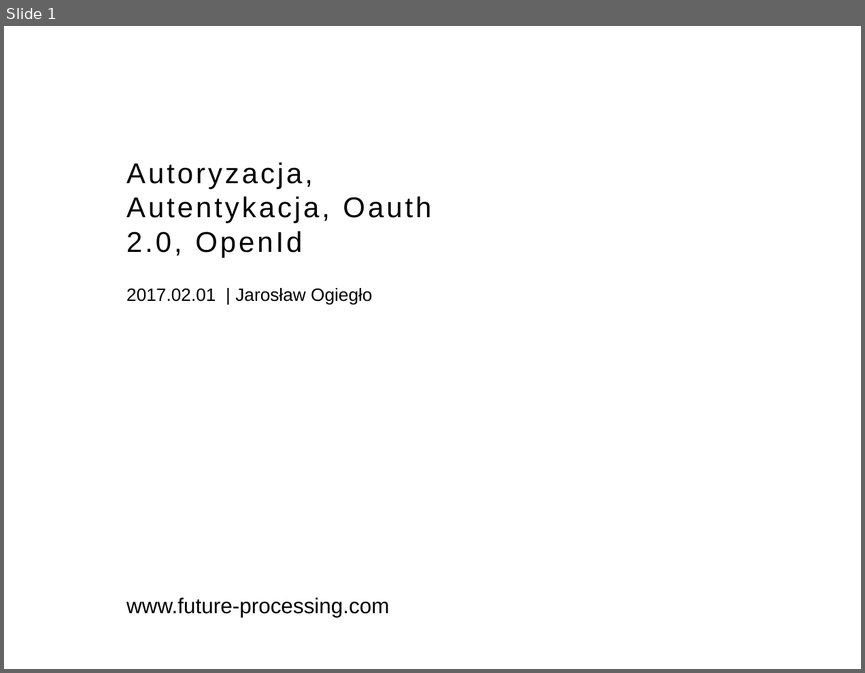
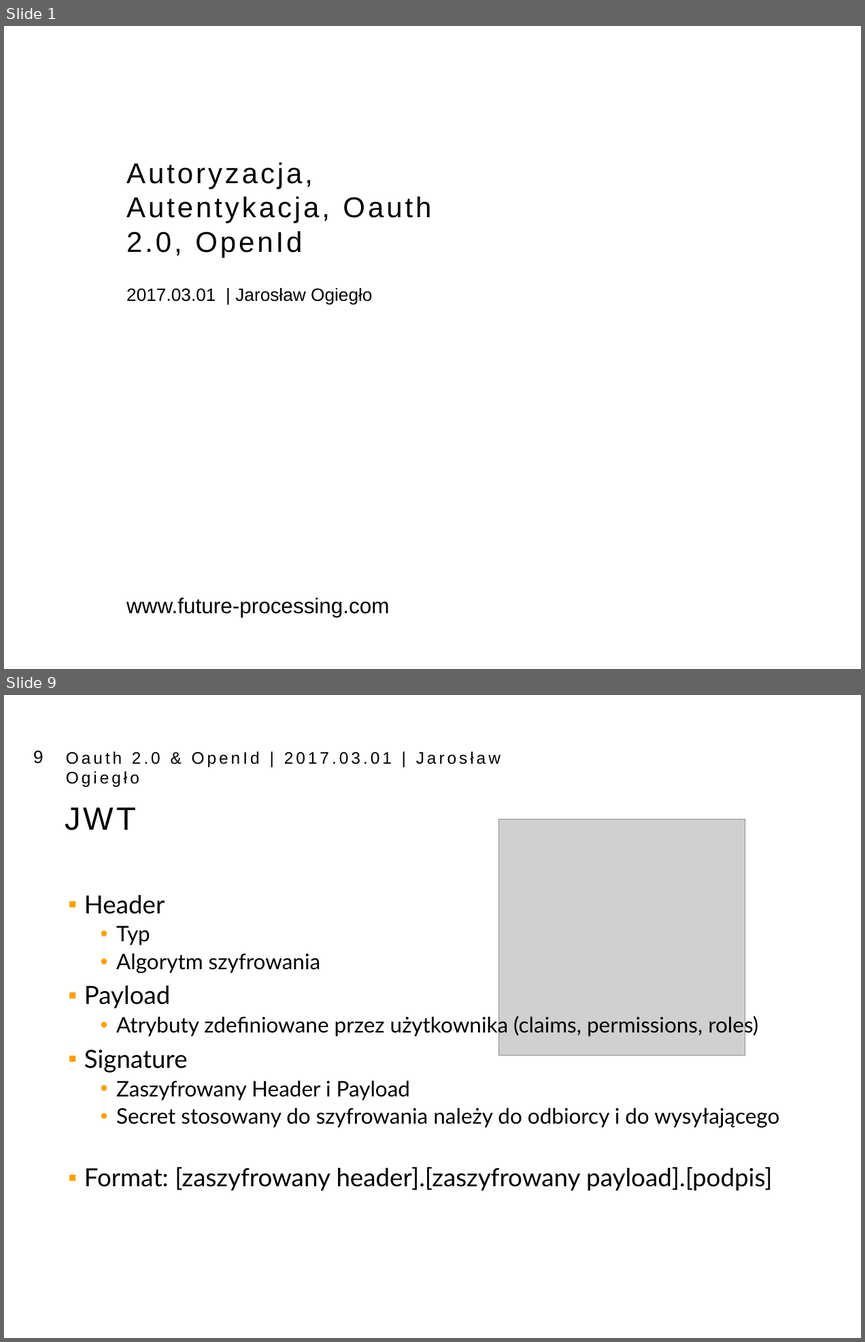
Before and after one commit to bodziosamolot/OauthIdentityServer, a slide deck: Presentation/Presentation_4x3.pptx. Shown one above the other, each under a label of ours: slide 1 before the commit, slides 1 and 9 after it; the slides between them are not shown. The pictures are 865x673 and 865x1342 pixels, drawn with LibreOffice and Linux fonts; fonts in the diff are those of the drawing; grey boxes stand for pictures; background and template pictures are left out. Boxes give left, top, right and bottom in pixels: in the first picture for what was removed or moved away, otherwise in the second. Text is boxed around its words. In the diff, an @@ line names an element or a change of style, - is before the commit and + after.

Commit message:
Updated presentation

```diff
--- a/Presentation/Presentation_4x3.pptx
+++ b/Presentation/Presentation_4x3.pptx
@@ slide 9 added at [4,695,861,1338], background #FFFFFF @@
@@ page number added at [33,750,43,764], 15 pt, text #000000 @@
+9
@@ text added at [66,751,500,787], 14 pt, text #000000 @@
+Oauth 2.0 & OpenId | 2017.03.01 | Jarosław Ogiegło
@@ text added at [65,807,136,830], 27 pt, text #000000 @@
+JWT
@@ picture added at [499,819,745,1055] @@
@@ text added at [84,895,779,1191], 18 pt, text #000000 @@
+▪ Header
+  • Typ
+  • Algorytm szyfrowania
+▪ Payload
+  • Atrybuty zdefiniowane przez użytkownika (claims, permissions, roles)
+▪ Signature
+  • Zaszyfrowany Header i Payload
+  • Secret stosowany do szyfrowania należy do odbiorcy i do wysyłającego
+▪ Format: [zaszyfrowany header].[zaszyfrowany payload].[podpis]
@@ slide 1 changed as well @@
@@ text at [126,288,372,305]: text changed @@
-2017.02.01 | Jarosław Ogiegło
+2017.03.01 | Jarosław Ogiegło
```
Also in this commit, not shown: 7 other slides changed, 10 other slides added, 1 slide removed.
